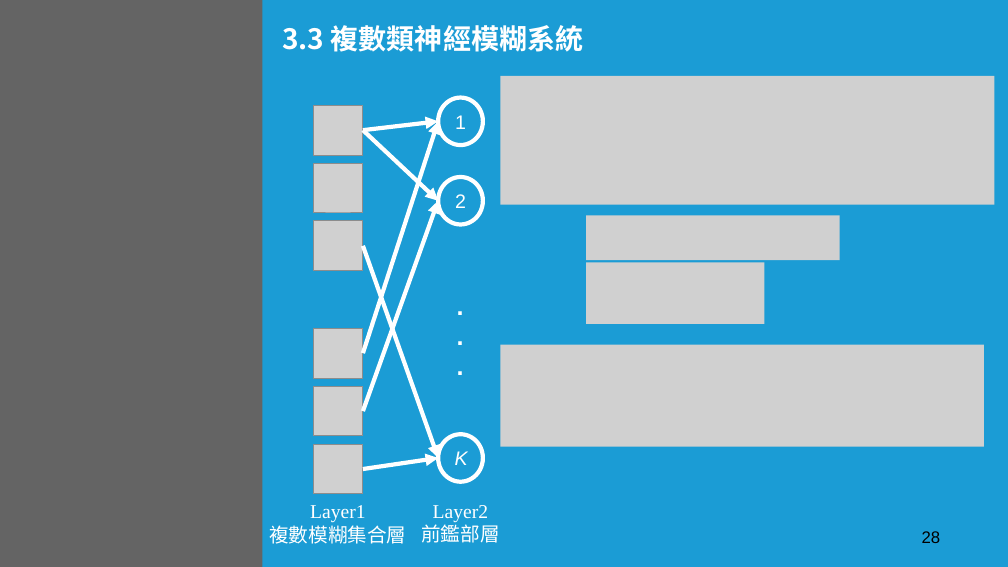
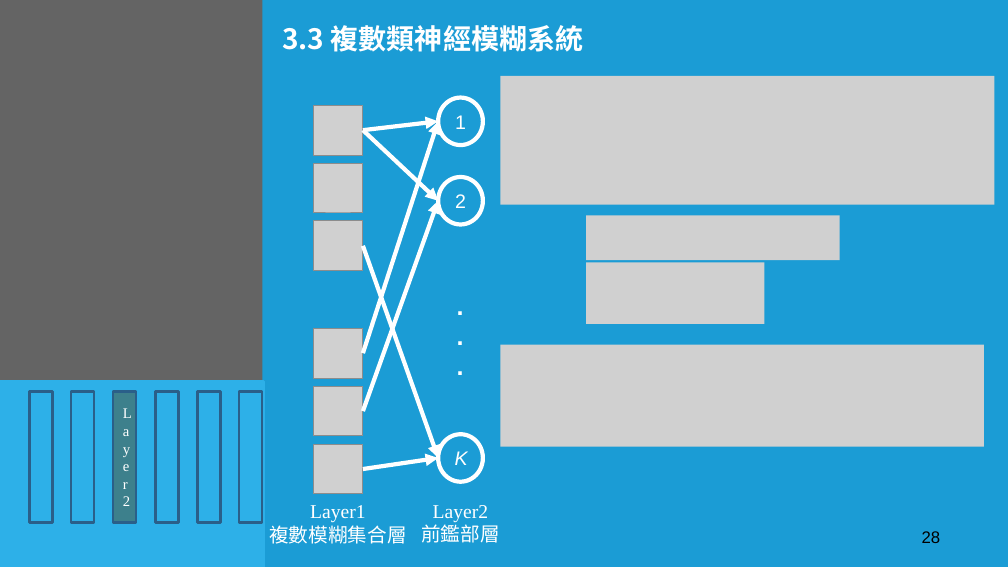
Before and after one commit to add11013/AI, a slide deck: slide 28 of Master Dissertation/碩士論文.pptx. Drawn at 1008x567 pixels with LibreOffice and Linux fonts; fonts in the diff are those of the drawing; grey boxes stand for pictures; background and template pictures are left out; a plain dark background stands for a picture behind light text. Boxes give left, top, right and bottom in pixels: in the first picture for what was removed or moved away, otherwise in the second. Text is boxed around its words. In the diff, an @@ line names an element or a change of style, - is before the commit and + after.

```diff
--- a/Master Dissertation/碩士論文.pptx
+++ b/Master Dissertation/碩士論文.pptx
@@ rectangle added at (0,382,264,567), fill #2DB0E8, outline #2DB0E8 2 pt @@
@@ rectangle added at (29,391,52,522), fill #2DB0E8, outline #2B5F8A 2 pt @@
@@ rectangle added at (72,391,95,522), fill #2DB0E8, outline #2B5F8A 2 pt @@
@@ rectangle added at (113,391,136,522), fill #3D808C, outline #2B5F8A 2 pt, 10.5 pt, text #FFFFFF @@
+Layer2
@@ rectangle added at (155,391,178,522), fill #2DB0E8, outline #2B5F8A 2 pt @@
@@ rectangle added at (198,391,221,522), fill #2DB0E8, outline #2B5F8A 2 pt @@
@@ rectangle added at (239,391,262,522), fill #2DB0E8, outline #2B5F8A 2 pt @@
```
Also in this commit, not shown: 17 other slides changed, 29 slides added, 7 other files.
